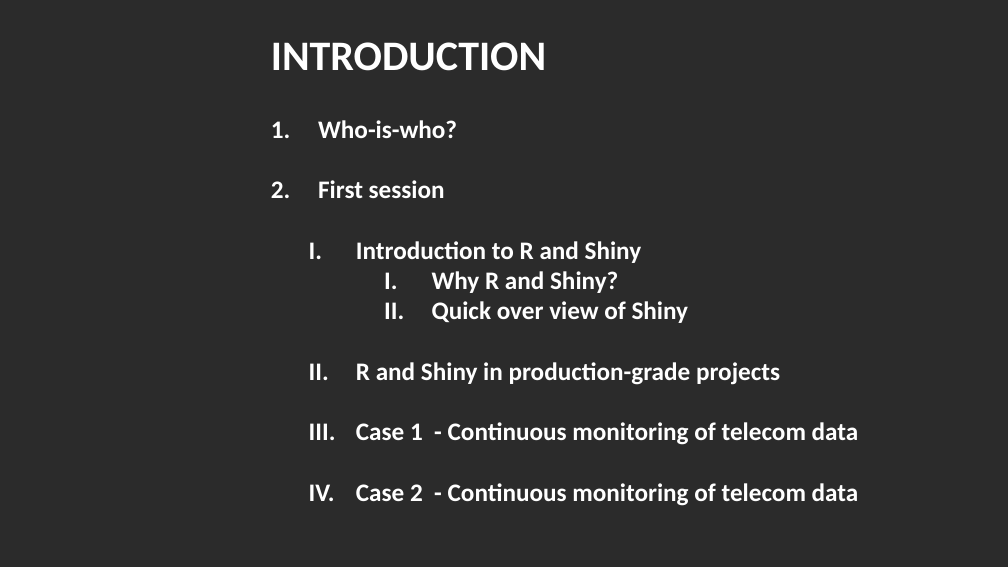
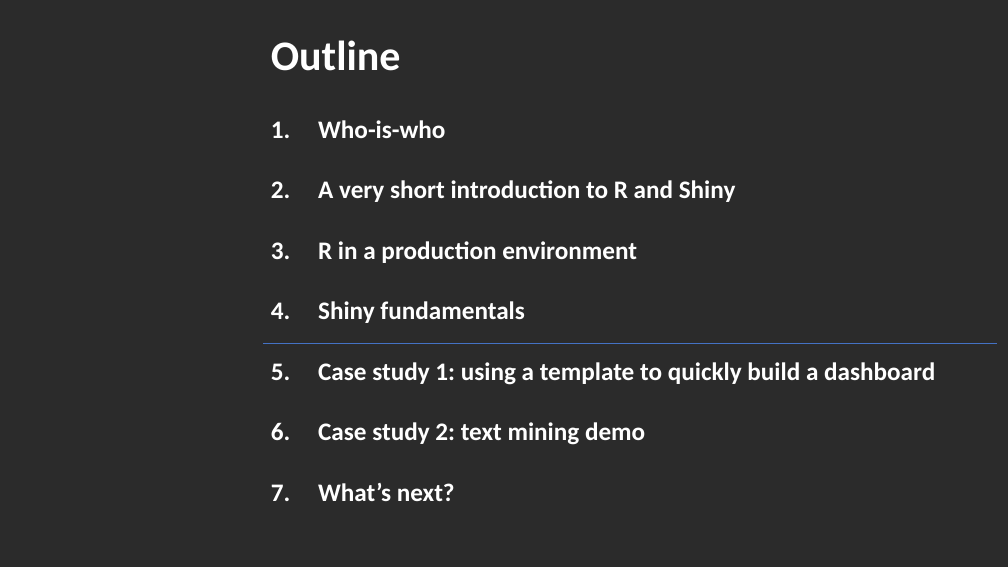
Before and after one commit to DataIMLabs/MIE2024, a slide deck: slide 2 of presentation/session1/MIE2024-DataIM-Masterclass-Session1.pptx. Drawn at 1008x567 pixels with LibreOffice and Linux fonts; fonts in the diff are those of the drawing; background and template pictures are left out; a plain dark background stands for a picture behind light text. Boxes give left, top, right and bottom in pixels: in the first picture for what was removed or moved away, otherwise in the second. Text is boxed around its words. In the diff, an @@ line names an element or a change of style, - is before the commit and + after.

```diff
--- a/presentation/session1/MIE2024-DataIM-Masterclass-Session1.pptx
+++ b/presentation/session1/MIE2024-DataIM-Masterclass-Session1.pptx
@@ text at <box>271,40,401,71</box>: text changed @@
-INTRODUCTION
+Outline
@@ text at <box>318,120,935,501</box>: text changed @@
-1. Who-is-who?
-2. First session
-  I. Introduction to R and Shiny
-      I. Why R and Shiny?
-      II. Quick over view of Shiny
-  II. R and Shiny in production-grade projects
-  III. Case 1 - Continuous monitoring of telecom data
-  IV. Case 2 - Continuous monitoring of telecom data
+1. Who-is-who
+2. A very short introduction to R and Shiny
+3. R in a production environment
+4. Shiny fundamentals
+5. Case study 1: using a template to quickly build a dashboard
+6. Case study 2: text mining demo
+7. What’s next?
@@ line added from (263, 343) to (997, 343), #4472C4 0.5 pt @@
```
Also in this commit, not shown: 8 other slides changed, 21 slides added, 2 slides removed, 6 other files.
